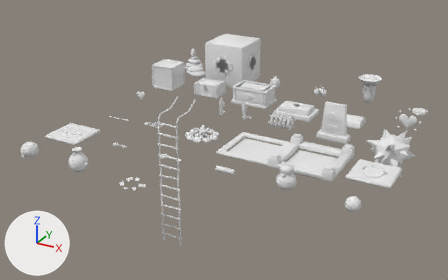
Two versions of the glTF model assets/epiphany/objetos.glb, one commit apart.
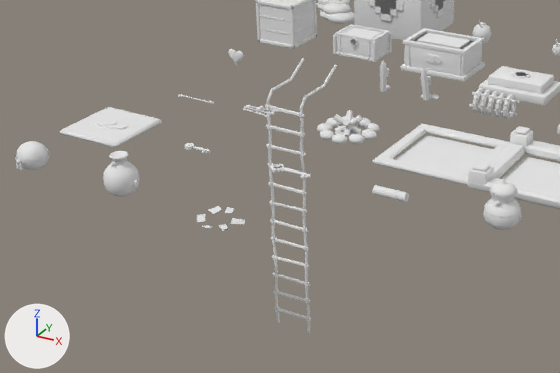
There are two pictures of each version: one whole from a camera (50 mm lens) standing at (14.1, -22.82, 8.48) and looking at (4.11, -4.64, -0.61), one close up on the part from 3% to 71% of the width and 23% to 96% of the height. The axes (+X, +Y, +Z) are drawn at lower left. The lights are the same throughout. The last two pictures show the newer version.

Names of what the first close-up shows: 'bloque_empujable', 'cajon', 'cofre', 'cofre_grande', 'cofre_grande_tapa', 'escalera_soga', 'fogata', 'interruptor_marco', 'interruptor_peso_marco', 'interruptor_placa', 'mate', 'vasija', 'vasija_pedazos' and 12 more.
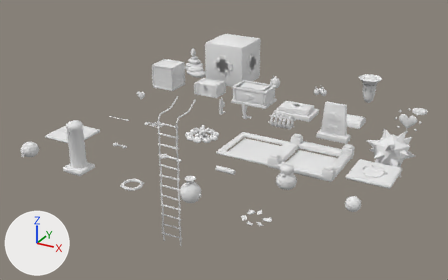
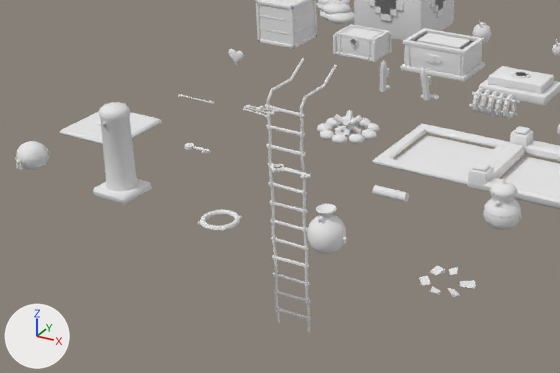
Pixel boxes [x1, y1, x2, y2] of what changed, in the close-ups (560 x 373 px):
'poste_gancho', added
    after: [93, 102, 152, 205]
'vasija', moved
    before: [103, 151, 139, 197]
    after: [307, 204, 347, 254]
'vasija_pedazos', moved
    before: [196, 206, 245, 231]
    after: [419, 266, 476, 297]
'poste_gancho_anillo', added
    after: [198, 210, 242, 231]

The change, as a list of edits to the scene's bpy script:
```text
Add me_poste_gancho_anillo:
    me_poste_gancho_anillo.from_pydata(...)  # 210 vertices, 368 faces; spans x -0.32..0.32, y -0.315..0.315, z -0.045..0.045
    me_poste_gancho_anillo.materials.append(mat_paleta)  # white #e7e7e7
Add me_poste_gancho:
    me_poste_gancho.from_pydata(...)  # 118 vertices, 212 faces; spans x -0.36..0.36, y -0.37..0.36, z -0.01..1.6
    me_poste_gancho.materials.append(mat_paleta)  # white #e7e7e7
Change ob_vasija:
    ob_vasija.location: (2.0, -10.0, 0.0) -> (6.0, -10.0, 0.0)
Change ob_vasija_pedazos:
    ob_vasija_pedazos.location: (4.0, -10.0, 0.0) -> (8.0, -10.0, 0.0)
Add ob_poste_gancho_anillo:
    ob_poste_gancho_anillo = bpy.data.objects.new('poste_gancho_anillo', me_poste_gancho_anillo)
    ob_poste_gancho_anillo.location = (4.0, -10.0, 0.0)
Add ob_poste_gancho:
    ob_poste_gancho = bpy.data.objects.new('poste_gancho', me_poste_gancho)
    ob_poste_gancho.location = (2.0, -10.0, 0.0)
```
